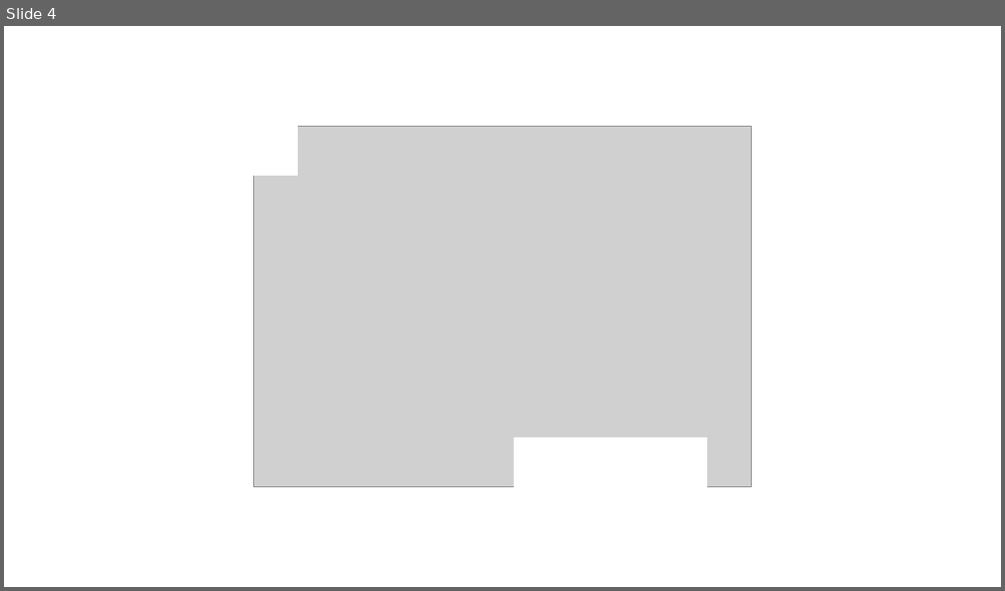
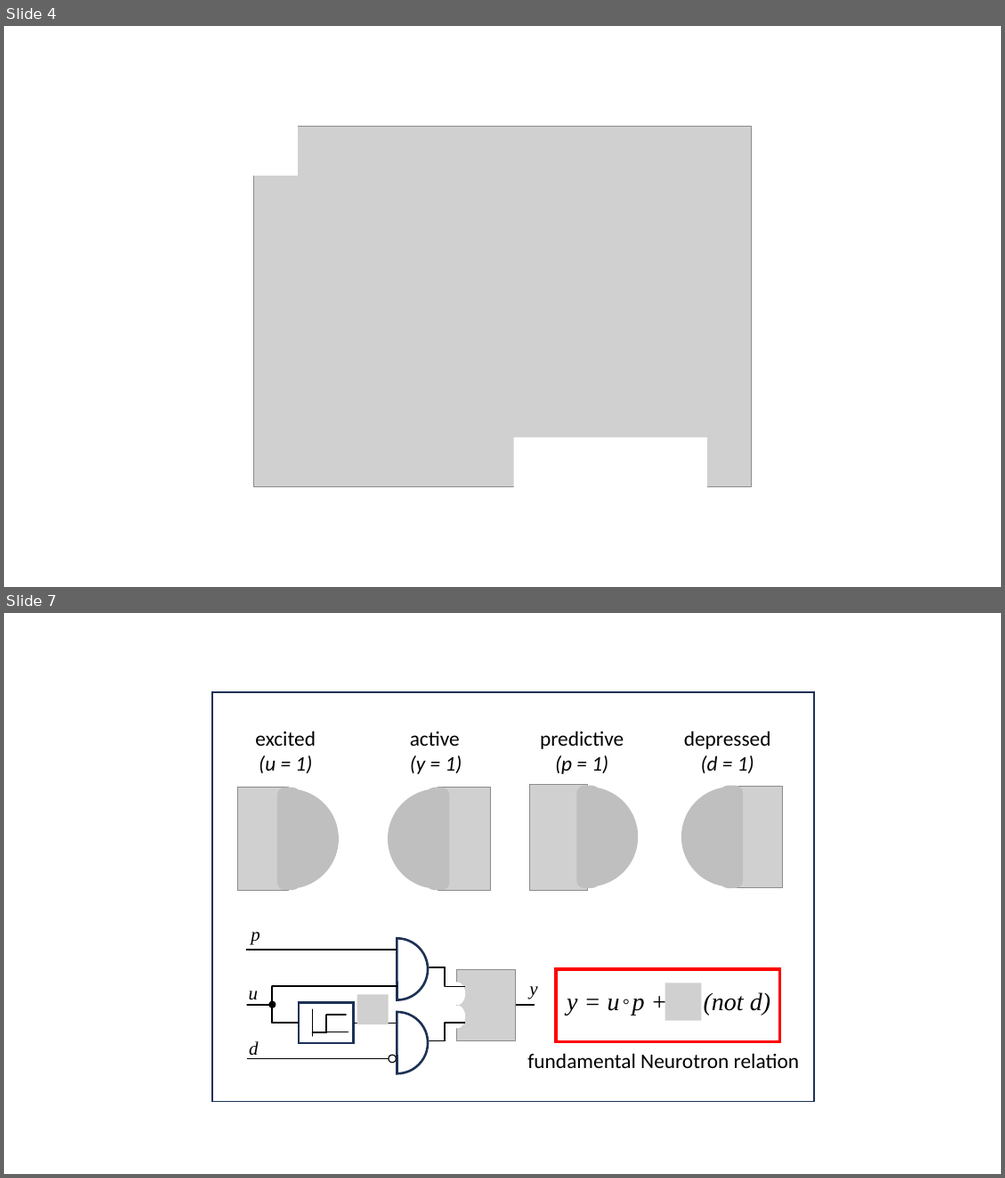
Before and after one commit to ihux/neural-study, a slide deck: paper/Neurotron/Neurotron - Images.pptx. Shown one above the other, each under a label of ours: slide 4 before the commit, slides 4 and 7 after it; the slides between them are not shown. The pictures are 1005x591 and 1005x1178 pixels, drawn with LibreOffice and Linux fonts; fonts in the diff are those of the drawing; grey boxes stand for pictures. Boxes give left, top, right and bottom in pixels: in the first picture for what was removed or moved away, otherwise in the second. Text is boxed around its words. In the diff, an @@ line names an element or a change of style, - is before the commit and + after.

```diff
--- a/paper/Neurotron/Neurotron - Images.pptx
+++ b/paper/Neurotron/Neurotron - Images.pptx
@@ slide 7 added at (4, 613, 1001, 1174), background #FFFFFF @@
@@ rectangle added at (212, 692, 815, 1102), outline #1E3256 1.5 pt @@
@@ line added from (651, 686) to (651, 967), #FFFFFF 0.5 pt @@
@@ line added from (785, 686) to (785, 967), #FFFFFF 0.5 pt @@
@@ text added at (255, 730, 316, 773), 20 pt, text #000000 @@
+excited
+(u = 1)
@@ text added at (410, 731, 462, 774), 20 pt, text #000000 @@
+active
+(y = 1)
@@ text added at (540, 730, 623, 774), 20 pt, text #000000 @@
+predictive
+(p = 1)
@@ text added at (684, 730, 771, 773), 20 pt, text #000000 @@
+depressed
+(d = 1)
@@ group added at (237, 787, 339, 891): 1 donut, 1 ellipse, 1 picture, 1 rounded rectangle @@
@@ group added at (388, 787, 491, 890): 1 donut, 1 ellipse, 1 picture, 1 rounded rectangle @@
@@ group added at (529, 784, 638, 891): 1 donut, 1 ellipse, 1 picture, 1 rounded rectangle @@
@@ group added at (681, 786, 783, 888): 1 donut, 1 ellipse, 1 picture, 1 rounded rectangle @@
@@ rectangle added at (556, 969, 779, 1041), outline #FF0000 3 pt @@
@@ picture added at (665, 982, 702, 1020) @@
@@ group added at (246, 932, 537, 1074): 19 lines, 4 ellipses, 4 texts, 2 pictures, 2 pie slice (boxed as its full ellipse)s, 1 rectangle @@
+p
+u
+d
+y
@@ text added at (566, 992, 770, 1015), 24 pt, text #000000, italic @@
+y = u ° p + ° (not d)
@@ text added at (527, 1053, 799, 1068), 20 pt, text #000000 @@
+fundamental Neurotron relation
```
Also in this commit, not shown: 9 other slides added, 2 other files.
